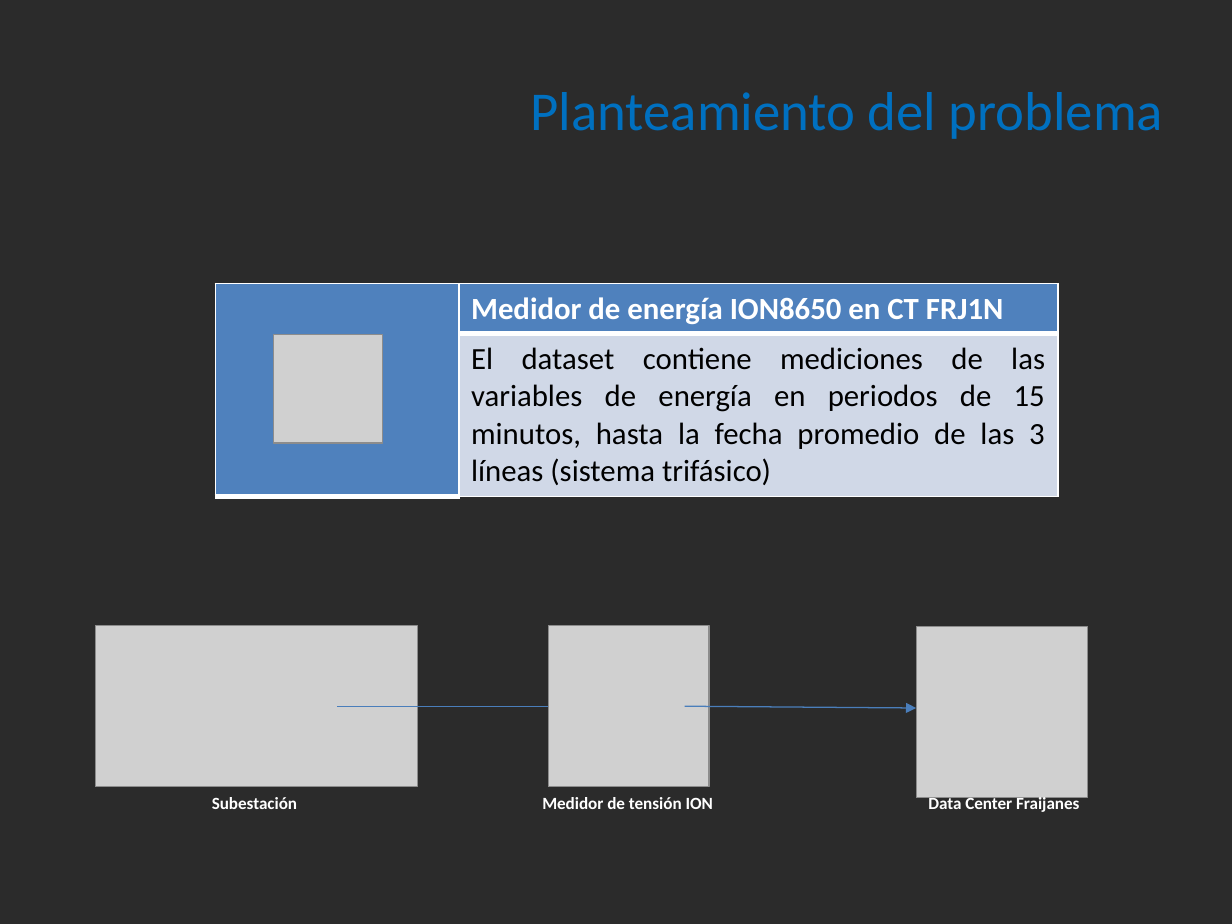
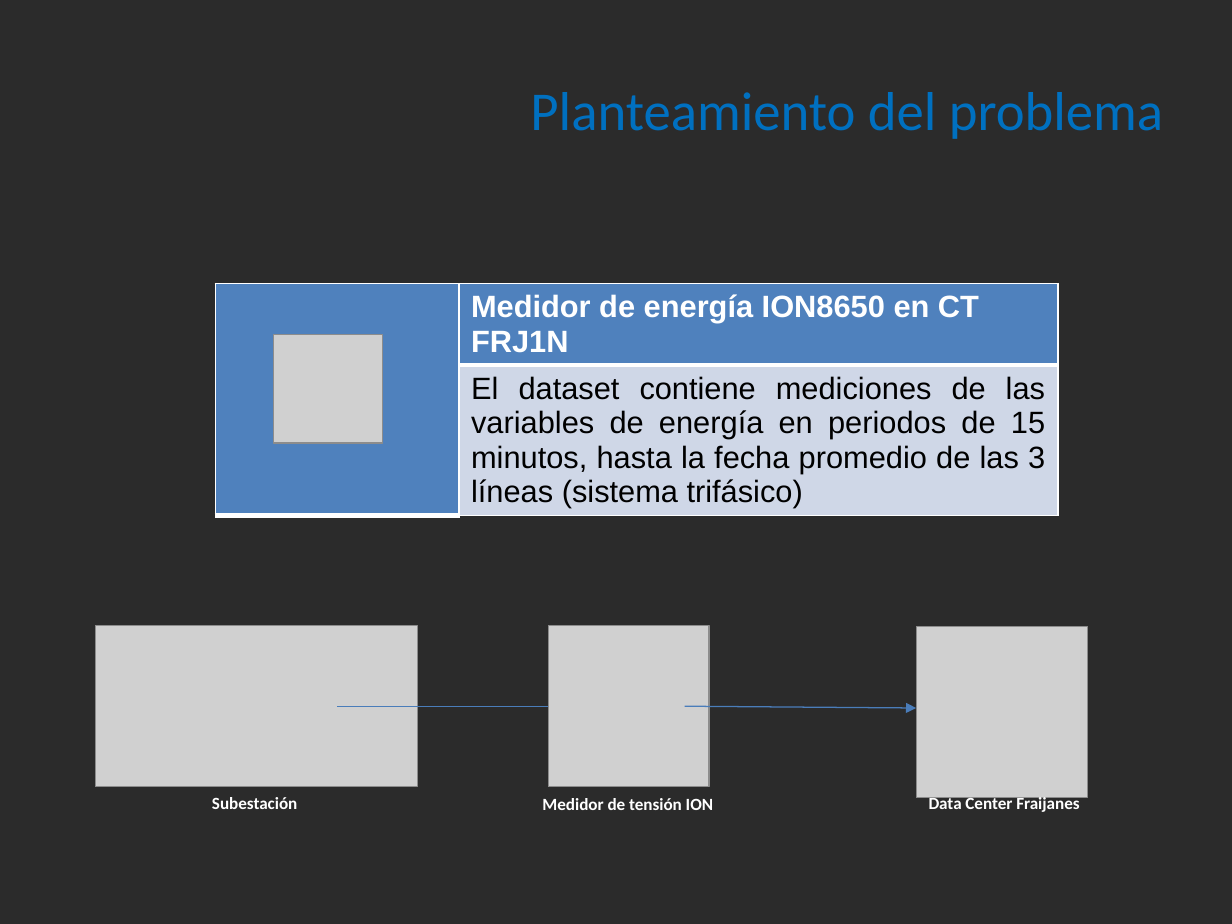
Before and after one commit to FEATURE-ENGINEERING-G3/PROYECTO, a slide deck: slide 2 of Proyecto_Final_Grupo3.pptx. Drawn at 1232x924 pixels with LibreOffice and Linux fonts; fonts in the diff are those of the drawing; grey boxes stand for pictures; background and template pictures are left out; a plain dark background stands for a picture behind light text. Boxes give left, top, right and bottom in pixels: in the first picture for what was removed or moved away, otherwise in the second. Text is boxed around its words. In the diff, an @@ line names an element or a change of style, - is before the commit and + after.

Commit message:
PPT FINAL

```diff
--- a/Proyecto_Final_Grupo3.pptx
+++ b/Proyecto_Final_Grupo3.pptx
@@ table at [216,283,1058,687] @@
@@ fill #D0D8E8 to #CFD7E7 in row 2, column 2 @@
@@ font Calibri to Arial @@
```
Also in this commit, not shown: 9 other slides changed, 1 other file.
